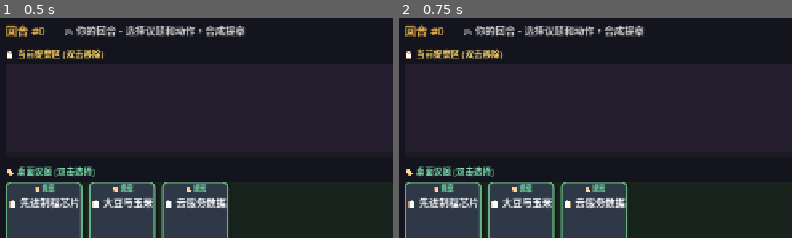
Above: before the commit, frames 1-2 (left to right).
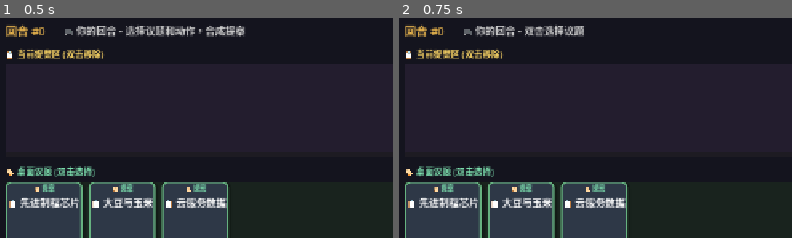
Above: after the commit, the same moments.

Repository: dingjee/PawDeal
Game: Godot game, scene res://scenes/game/NegotiationGame.tscn
Same seed, same stepped clock (60 frames per second), same inputs: the game is played once before the commit and once after it. The project has no main scene, so this scene is started directly.
Inputs:
- Up to frame 1 (0.5 s): no input
- Up to frame 2 (0.75 s): click "🔄 重置" at 0.5 s
The pictures show only the part of the screen within x 0-50%, y 0-50%; the shares and areas given below are measured in that part.

Frame 1 is identical in both runs. In frame 2, 1.0% of the frame differs, in the area x 32-63%, y 3-9%.

Commit message:
feat: Add initial negotiation game scene and associated project memo.

Diff:
--- a/scenes/game/NegotiationGame.gd
+++ b/scenes/game/NegotiationGame.gd
@@ -86,6 +86,15 @@
 ## AI 最后的反提案
 var ai_counter_proposal: Resource = null
 
+## 当前选中的议题卡 (两段式选择)
+var selected_issue: Resource = null
+
+## 议题 -> UI 卡牌的映射 (用于高亮显示)
+var issue_card_map: Dictionary = {}
+
+## 动作 -> UI 卡牌的映射
+var action_card_map: Dictionary = {}
+
 
 ## ===== 生命周期 =====
 
@@ -159,6 +168,9 @@
 
 
 func _spawn_cards() -> void:
+	issue_card_map.clear()
+	action_card_map.clear()
+
 	# 生成议题卡 UI
 	for issue: Resource in table_issues:
 		var card_ui: Control = DraggableCardScene.instantiate()
@@ -172,7 +184,10 @@
 
 		card_ui.set_as_proposal(display)
 		card_ui.custom_minimum_size = Vector2(90, 120)
-		card_ui.card_double_clicked.connect(_on_issue_double_clicked.bind(issue))
+		# 使用双击来选中议题（两段式第一步）
+		card_ui.card_double_clicked.connect(_on_issue_clicked.bind(issue))
+		# 保存映射
+		issue_card_map[issue] = card_ui
 
 	# 生成玩家手牌 UI
 	for action: Resource in player_hand:
@@ -180,7 +195,10 @@
 		hand_container.add_child(card_ui)
 		card_ui.set_as_action(action)
 		card_ui.custom_minimum_size = Vector2(80, 110)
-		card_ui.card_double_clicked.connect(_on_action_double_clicked.bind(action))
+		# 使用双击来应用动作（两段式第二步）
+		card_ui.card_double_clicked.connect(_on_action_clicked.bind(action))
+		# 保存映射
+		action_card_map[action] = card_ui
 
 
 ## ===== 状态机 =====
@@ -295,8 +313,8 @@
 
 	print("[AI] 物理引擎评估结果:")
 	print("  - Target: (%.1f, %.1f)" % [agent.engine.target_point.x, agent.engine.target_point.y])
-	print("  - 校正向量长度: %.2f" % result["physics"]["correction_magnitude"])
-	print("  - 有效阈值: %.2f" % result["physics"]["effective_threshold"])
+	print("  - 修正力大小: %.2f" % result["physics"]["force_magnitude"])
+	print("  - 压力水平: %.2f, 可接受: %s" % [result["physics"]["pressure_level"], result["physics"]["is_acceptable"]])
 	print("  - 决策: %s" % result["intent"])
 	print("  - 理由: %s" % result["response_text"])
 
@@ -331,10 +349,8 @@
 		print("  - 评分: %.2f" % best_move["score_gain"])
 		print("  - 理由: %s" % best_move["reason"])
 
-		# 添加到提案区 (替换玩家提案)
-		_clear_proposals()
-		active_proposals.append(ai_counter_proposal)
-		_refresh_proposal_display()
+		# 显示对比：玩家提案(淡化) + AI反提案(高亮)
+		_refresh_proposal_display_with_counter()
 
 		# 计算 AI 提案的物理效果
 		var action: Resource = best_move["action"]
@@ -346,31 +362,62 @@
 			current_offer.x, current_offer.y
 		])
 
+		# 更新状态栏显示 AI 反提案详情
+		status_label.text = "🤖 AI 反提案: %s (议题: %s + 动作: %s)" % [
+			ai_counter_proposal.display_name,
+			best_move["issue"].issue_name,
+			best_move["action"].action_name
+		]
+
 		_change_state(GameState.PLAYER_EVALUATE)
 	else:
 		print("[AI] 无法生成有效反提案，维持现状")
+		status_label.text = "🤔 AI 无法提出更优方案..."
 		_change_state(GameState.ROUND_END)
 
 
-## ===== 玩家交互 =====
-
-func _on_issue_double_clicked(_card_ui: Control, issue: Resource) -> void:
+## ===== 玩家交互 (两段式选择) =====
+
+## 第一步：双击议题卡进行选中
+func _on_issue_clicked(_card_ui: Control, issue: Resource) -> void:
 	if current_state != GameState.PLAYER_TURN:
 		print("[Game] 非玩家回合，忽略操作")
 		return
 
-	# 使用玩家第一张手牌进行合成 (简化版)
-	if player_hand.is_empty():
-		print("[Game] 玩家无手牌，无法合成")
-		return
-
-	# 找一张尚未使用的动作卡
-	var action: Resource = player_hand[0] # 简化：用第一张
+	# 如果点击的是已选中的议题，取消选中
+	if selected_issue == issue:
+		_deselect_issue()
+		print("[Player] 取消选中议题: %s" % issue.issue_name)
+		status_label.text = "🎮 你的回合 - 双击选择议题"
+		return
+
+	# 选中新议题
+	_select_issue(issue)
+	print("[Player] 选中议题: %s → 请双击一张动作卡合成提案" % issue.issue_name)
+	status_label.text = "🎯 已选中 [%s] - 双击动作卡合成提案" % issue.issue_name
+
+
+## 第二步：双击动作卡进行合成
+func _on_action_clicked(_card_ui: Control, action: Resource) -> void:
+	if current_state != GameState.PLAYER_TURN:
+		print("[Game] 非玩家回合，忽略操作")
+		return
+
+	# 检查是否已选中议题
+	if selected_issue == null:
+		print("[Game] ⚠️ 请先双击选择一个议题卡！")
+		status_label.text = "⚠️ 请先双击选择一个议题卡！"
+		return
+
+	# 使用选中的议题进行合成
+	var issue: Resource = selected_issue
 
 	if not ProposalSynthesizerScript.can_craft(issue, action):
 		print("[Game] 无法合成: %s + %s" % [issue.issue_name, action.action_name])
-		return
-
+		status_label.text = "❌ 无法合成 %s + %s" % [issue.issue_name, action.action_name]
+		return
+
+	# 合成提案
 	var proposal: Resource = ProposalSynthesizerScript.craft(issue, action)
 	active_proposals.append(proposal)
 	_refresh_proposal_display()
@@ -382,30 +429,50 @@
 		proposal.get_g_value(), proposal.get_p_value()
 	])
 
-
-func _on_action_double_clicked(_card_ui: Control, action: Resource) -> void:
-	if current_state != GameState.PLAYER_TURN:
-		print("[Game] 非玩家回合，忽略操作")
-		return
-
-	# 使用第一个议题进行合成
-	if table_issues.is_empty():
-		print("[Game] 无桌面议题")
-		return
-
-	var issue: Resource = table_issues[0]
-
-	if not ProposalSynthesizerScript.can_craft(issue, action):
-		print("[Game] 无法合成")
-		return
-
-	var proposal: Resource = ProposalSynthesizerScript.craft(issue, action)
-	active_proposals.append(proposal)
-	_refresh_proposal_display()
-
-	print("[Player] 合成提案: %s + %s = %s" % [
-		issue.issue_name, action.action_name, proposal.display_name
-	])
+	# 合成后取消选中
+	_deselect_issue()
+	status_label.text = "✅ 已合成 [%s] - 继续选择或提交" % proposal.display_name
+
+
+## ===== 选中状态管理 =====
+
+## 选中议题卡
+func _select_issue(issue: Resource) -> void:
+	# 先取消之前的选中
+	if selected_issue != null:
+		_deselect_issue()
+
+	selected_issue = issue
+
+	# 高亮显示
+	var card_ui: Control = issue_card_map.get(issue)
+	if card_ui:
+		_set_card_highlight(card_ui, true)
+
+
+## 取消选中
+func _deselect_issue() -> void:
+	if selected_issue == null:
+		return
+
+	# 移除高亮
+	var card_ui: Control = issue_card_map.get(selected_issue)
+	if card_ui:
+		_set_card_highlight(card_ui, false)
+
+	selected_issue = null
+
+
+## 设置卡牌高亮效果
+func _set_card_highlight(card_ui: Control, highlighted: bool) -> void:
+	if highlighted:
+		# 金色边框 + 轻微放大
+		card_ui.modulate = Color(1.2, 1.1, 0.8)
+		card_ui.scale = Vector2(1.05, 1.05)
+	else:
+		# 恢复正常
+		card_ui.modulate = Color.WHITE
+		card_ui.scale = Vector2.ONE
 
 
 func _on_submit_pressed() -> void:
@@ -429,8 +496,10 @@
 	match current_state:
 		GameState.PLAYER_TURN:
 			_clear_proposals()
+			_deselect_issue()
 			current_offer = Vector2(50, 50)
 			print("[Player] 重置提案区")
+			status_label.text = "🎮 你的回合 - 双击选择议题"
 
 		GameState.PLAYER_EVALUATE:
 			# 玩家拒绝反提案，修改自己的提案
@@ -465,6 +534,54 @@
 		card_ui.set_as_proposal(proposal)
 		card_ui.custom_minimum_size = Vector2(85, 115)
 		card_ui.card_double_clicked.connect(_on_proposal_double_clicked.bind(proposal))
+
+
+## 显示对比模式：玩家提案(淡化) + AI反提案(高亮)
+func _refresh_proposal_display_with_counter() -> void:
+	# 清空提案区 UI
+	for child: Node in proposal_container.get_children():
+		child.queue_free()
+
+	# 1. 显示玩家原提案 (淡化 + 删除线效果)
+	if not active_proposals.is_empty():
+		# 添加分隔标签
+		var player_label: Label = Label.new()
+		player_label.text = "❌ 你的提案 (已拒绝)"
+		player_label.add_theme_color_override("font_color", Color(0.6, 0.4, 0.4))
+		player_label.add_theme_font_size_override("font_size", 12)
+		proposal_container.add_child(player_label)
+
+		for proposal: Resource in active_proposals:
+			var card_ui: Control = DraggableCardScene.instantiate()
+			proposal_container.add_child(card_ui)
+			card_ui.set_as_proposal(proposal)
+			card_ui.custom_minimum_size = Vector2(75, 100)
+			# 淡化效果
+			card_ui.modulate = Color(0.5, 0.5, 0.5, 0.7)
+
+	# 2. 添加箭头分隔符
+	var arrow_label: Label = Label.new()
+	arrow_label.text = "  ➜  "
+	arrow_label.add_theme_color_override("font_color", Color(1.0, 0.8, 0.3))
+	arrow_label.add_theme_font_size_override("font_size", 24)
+	proposal_container.add_child(arrow_label)
+
+	# 3. 显示 AI 反提案 (高亮 + 红色边框)
+	if ai_counter_proposal != null:
+		# 添加分隔标签
+		var ai_label: Label = Label.new()
+		ai_label.text = "🤖 AI 反提案"
+		ai_label.add_theme_color_override("font_color", Color(1.0, 0.6, 0.3))
+		ai_label.add_theme_font_size_override("font_size", 12)
+		proposal_container.add_child(ai_label)
+
+		var card_ui: Control = DraggableCardScene.instantiate()
+		proposal_container.add_child(card_ui)
+		card_ui.set_as_proposal(ai_counter_proposal)
+		card_ui.custom_minimum_size = Vector2(95, 125)
+		# 高亮效果 (金橙色)
+		card_ui.modulate = Color(1.3, 1.0, 0.7)
+		card_ui.scale = Vector2(1.08, 1.08)
 
 
 func _on_proposal_double_clicked(_card_ui: Control, proposal: Resource) -> void:
Not shown, changed: docs/PROJECT_MEMO.md
